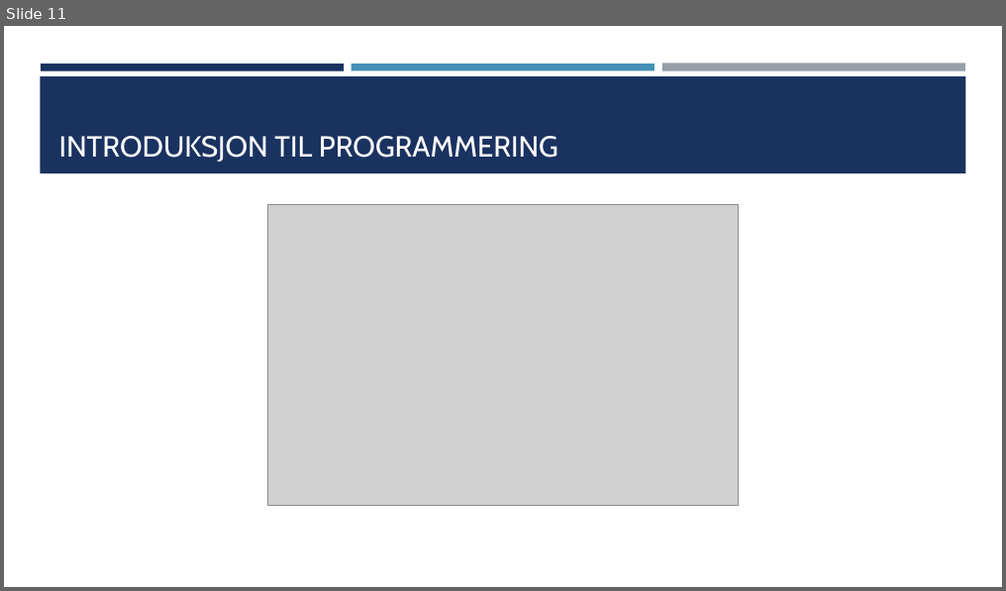
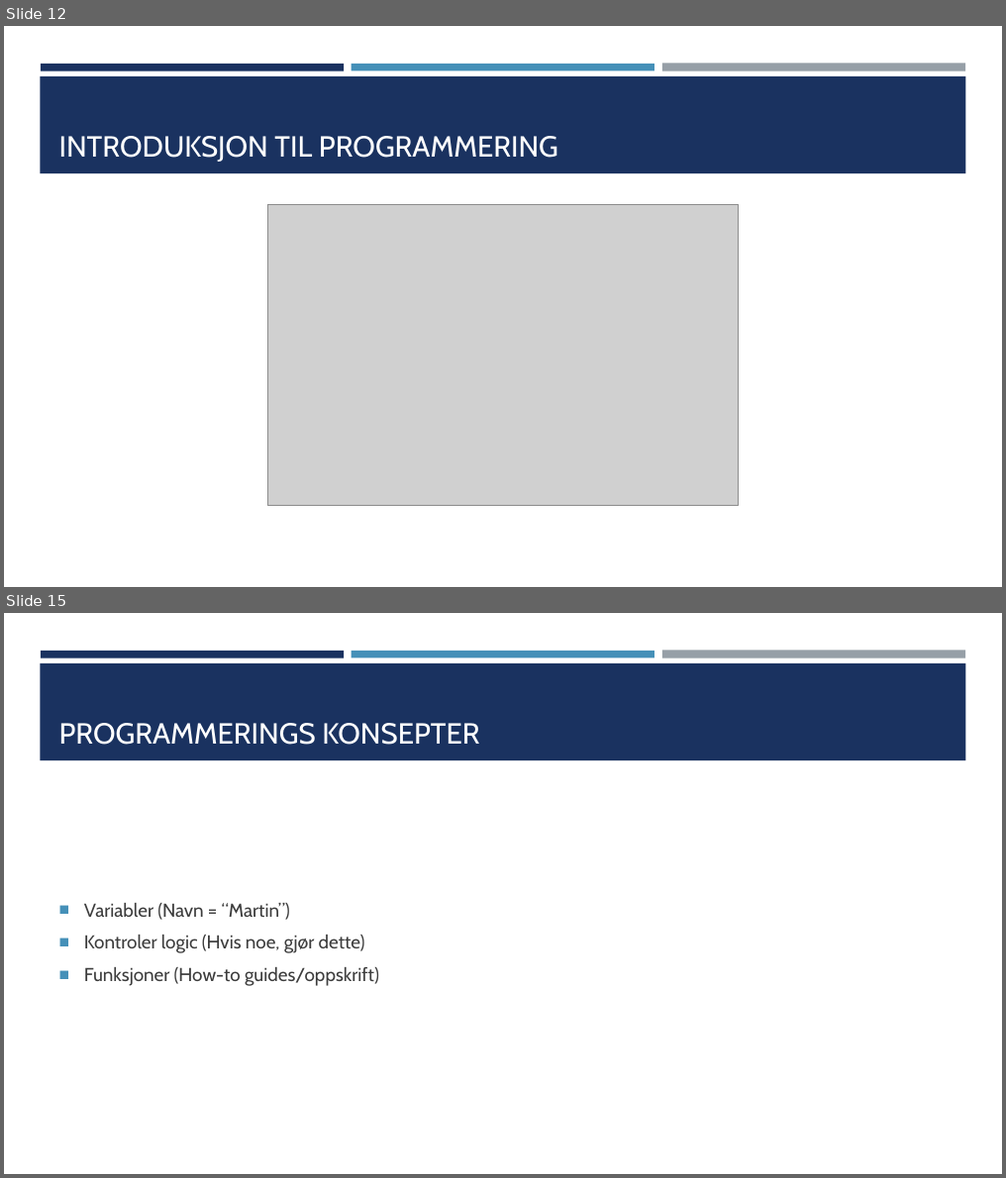
Before and after one commit to TheCodeAddiction/Learn-Python-Workshop, a slide deck: koding workshop powerpoint.pptx. Shown one above the other, each under a label of ours: slide 11 before the commit, slides 12 and 15 after it; the slides between them are not shown. The pictures are 1006x591 and 1006x1178 pixels, drawn with LibreOffice and Linux fonts; fonts in the diff are those of the drawing; grey boxes stand for pictures. Boxes give left, top, right and bottom in pixels: in the first picture for what was removed or moved away, otherwise in the second. Text is boxed around its words. In the diff, an @@ line names an element or a change of style, - is before the commit and + after.

```diff
--- a/koding workshop powerpoint.pptx
+++ b/koding workshop powerpoint.pptx
@@ slide 15 added at (4,613,1002,1174), background #FFFFFF; not listed: 4 template elements that a slide beside it also shows @@
@@ title added at (59,723,479,745), 28 pt, text #FFFFFF @@
+PROGRAMMERINGS KONSEPTER
@@ text added at (84,903,379,986), 18 pt, text #3D3D3D @@
+■ Variabler (Navn = “Martin”)
+■ Kontroler logic (Hvis noe, gjør dette)
+■ Funksjoner (How-to guides/oppskrift)
@@ what was slide 11 is now slide 12 @@
```
Also in this commit, not shown: 2 slides changed, 5 other slides added, 2 other files.
